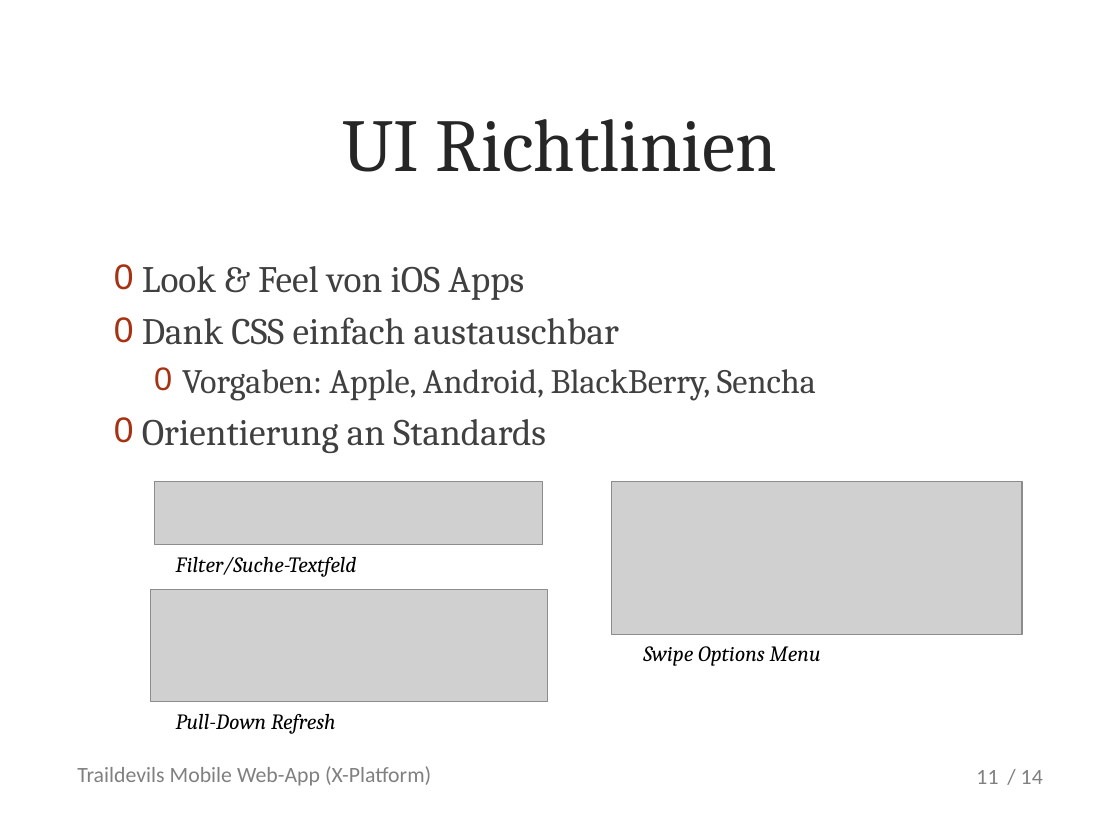
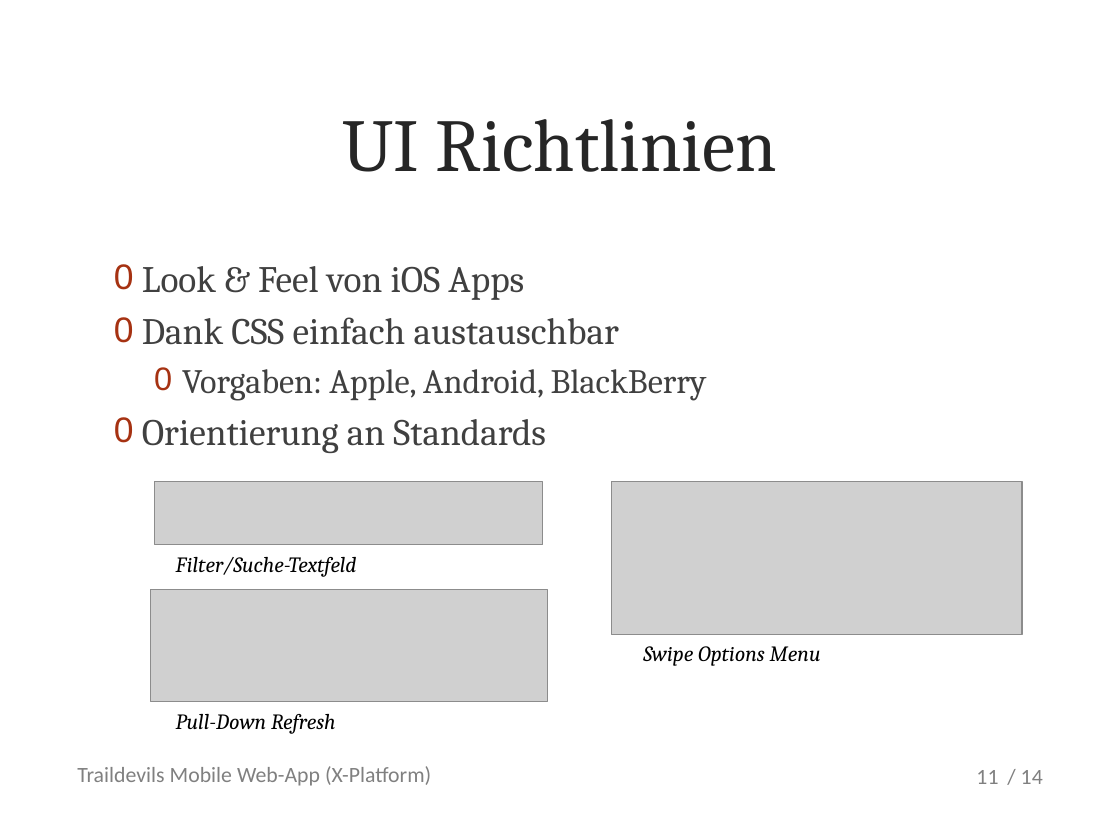
Before and after one commit to metaodi/TrailDevilsXPl-2, a slide deck: slide 11 of _DOCUMENTATION/Presentation/Praesentation-Traildevils-XPl2.pptx. Drawn at 1120x840 pixels with LibreOffice and Linux fonts; fonts in the diff are those of the drawing; grey boxes stand for pictures; background and template pictures are left out. Boxes give left, top, right and bottom in pixels: in the first picture for what was removed or moved away, otherwise in the second. Text is boxed around its words. In the diff, an @@ line names an element or a change of style, - is before the commit and + after.

```diff
--- a/_DOCUMENTATION/Presentation/Praesentation-Traildevils-XPl2.pptx
+++ b/_DOCUMENTATION/Presentation/Praesentation-Traildevils-XPl2.pptx
@@ text at (x1=182, y1=369, x2=707, y2=400): text changed @@
-  0 Vorgaben: Apple, Android, BlackBerry, Sencha
+  0 Vorgaben: Apple, Android, BlackBerry
```
Also in this commit, not shown: 4 other slides changed, 1 other file.
